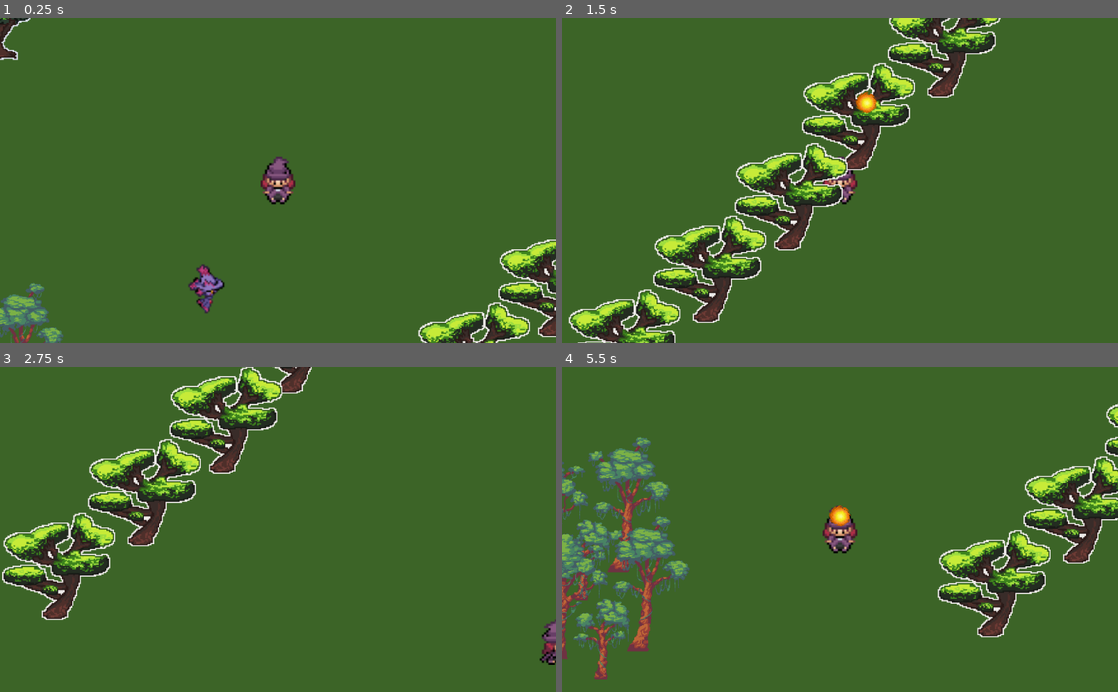
Above: before the commit, frames 1-4 (two rows, left to right).
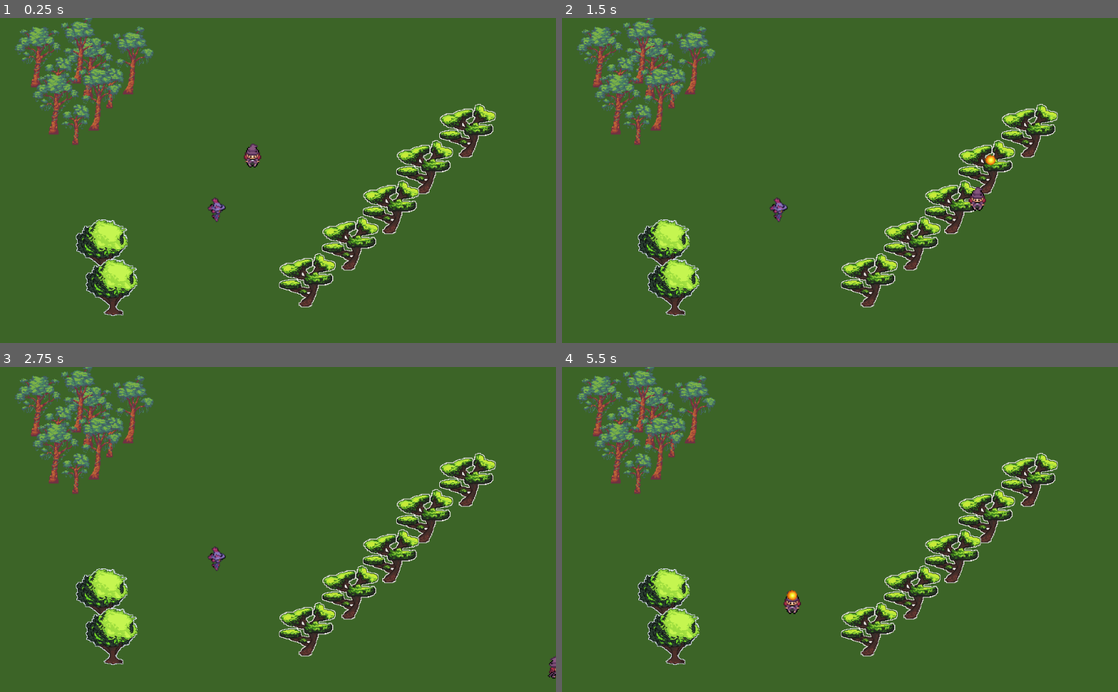
Above: after the commit, the same moments.

Repository: ann-rod/wizard_of_the_land
Game: Godot game, scene res://Main.tscn
Same seed, same stepped clock (60 frames per second), same inputs: the game is played once before the commit and once after it. Before the commit the project starts from res://Map.tscn.
Inputs:
- Up to frame 1 (0.25 s): no input
- Up to frame 2 (1.5 s): tap Enter at 0.5 s; hold Right (move_right) 0.53-1.28 s; tap Space (shoot) at 0.6, 1.35 s; hold Down (move_down) from 1.28 s (still down)
- Up to frame 3 (2.75 s): release Down (move_down) at 2.03 s; hold Right (move_right) from 2.03 s (still down); tap Space (shoot) at 2.1 s
- Up to frame 4 (5.5 s): release Right (move_right) at 2.78 s; hold W (move_up) 2.78-3.53 s; tap Space (shoot) every 0.75 s from 2.85 to 5.1 s; hold Left (move_left) 3.53-5.03 s; hold Down (move_down) from 5.03 s (still down)

The runs differ from the first frame. In frame 1, 16% of the frame differs, in the area x 0-100%, y 0-100%; in frame 2, 24%, in the area x 1-90%, y 0-100%; in frame 3, 21%; in frame 4, 23%.

Commit message:
added main scene and organized repo into folders

Diff:
--- /dev/null
+++ b/Main.gd
@@ -0,0 +1,19 @@
+extends Node2D
+
+onready var spell_manager = $SpellManager
+onready var player = $Player
+#onready var map = $Map
+onready var mob = $Mob
+
+
+func _ready():
+	player.connect("player_cast_spell", spell_manager, "handle_spell_spawned")
+	$OverworldTheme.play()
+
+
+func game_over():
+	$OverworldTheme.stop()
+
+#func new_game():
+#	#$Player.start($PlayerStartPosition.position)
+#	$OverworldTheme.play()
--- /dev/null
+++ b/Main.tscn
@@ -0,0 +1,45 @@
+[gd_scene load_steps=8 format=2]
+
+[ext_resource path="res://art/sounds/Corrido_of_the_Isles_abbridged.mp3" type="AudioStream" id=1]
+[ext_resource path="res://art/sounds/spell_sound.mp3" type="AudioStream" id=2]
+[ext_resource path="res://environments/map_test/Map.tscn" type="PackedScene" id=3]
+[ext_resource path="res://Main.gd" type="Script" id=4]
+[ext_resource path="res://characters/Player.tscn" type="PackedScene" id=5]
+[ext_resource path="res://characters/enemies/Mob.tscn" type="PackedScene" id=6]
+[ext_resource path="res://spells/SpellManager.gd" type="Script" id=8]
+
+[node name="Main" type="Node2D"]
+script = ExtResource( 4 )
+
+[node name="Map" parent="." instance=ExtResource( 3 )]
+script = ExtResource( 8 )
+
+[node name="Player" parent="." instance=ExtResource( 5 )]
+position = Vector2( 465, 254 )
+
+[node name="RemoteTransform2D" type="RemoteTransform2D" parent="Player"]
+remote_path = NodePath("../../Camera2D")
+
+[node name="Mob" parent="." instance=ExtResource( 6 )]
+position = Vector2( 399, 354 )
+scale = Vector2( 1.5, 1.5 )
+
+[node name="SpellManager" type="Node2D" parent="."]
+script = ExtResource( 8 )
+
+[node name="SpellSound" type="AudioStreamPlayer2D" parent="SpellManager"]
+stream = ExtResource( 2 )
+
+[node name="Camera2D" type="Camera2D" parent="."]
+position = Vector2( 465, 254 )
+zoom = Vector2( 0.5, 0.5 )
+limit_left = 0
+limit_top = 0
+limit_right = 1024
+limit_bottom = 600
+editor_draw_limits = true
+
+[node name="OverworldTheme" type="AudioStreamPlayer2D" parent="."]
+stream = ExtResource( 1 )
+
+[connection signal="area_entered" from="Mob" to="Mob" method="handle_hit"]
--- a/Map.gd
+++ /dev/null
@@ -1,17 +0,0 @@
-extends Node2D
-
-onready var spell_manager = $SpellManager
-onready var player = $Player
-
-
-func _ready():
-	player.connect("player_cast_spell", spell_manager, "handle_spell_spawned")
-	$OverworldTheme.play()
-
-
-func game_over():
-	$OverworldTheme.stop()
-
-#func new_game():
-#	#$Player.start($PlayerStartPosition.position)
-#	$OverworldTheme.play()
--- a/Map.tscn
+++ /dev/null
@@ -1,82 +0,0 @@
-[gd_scene load_steps=10 format=2]
-
-[ext_resource path="res://Player.tscn" type="PackedScene" id=1]
-[ext_resource path="res://tree2.tscn" type="PackedScene" id=2]
-[ext_resource path="res://tree1.tscn" type="PackedScene" id=3]
-[ext_resource path="res://tree3.tscn" type="PackedScene" id=4]
-[ext_resource path="res://sounds/Corrido_of_the_Isles_abbridged.mp3" type="AudioStream" id=5]
-[ext_resource path="res://Map.gd" type="Script" id=6]
-[ext_resource path="res://sounds/spell_sound.mp3" type="AudioStream" id=7]
-[ext_resource path="res://SpellManager.gd" type="Script" id=8]
-[ext_resource path="res://Mob.tscn" type="PackedScene" id=9]
-
-[node name="Map" type="Node2D"]
-script = ExtResource( 6 )
-
-[node name="ColorRect" type="ColorRect" parent="."]
-margin_left = -5.0
-margin_top = 5.0
-margin_right = 1032.0
-margin_bottom = 611.0
-color = Color( 0.239216, 0.396078, 0.156863, 1 )
-
-[node name="Player" parent="." instance=ExtResource( 1 )]
-position = Vector2( 465, 254 )
-
-[node name="RemoteTransform2D" type="RemoteTransform2D" parent="Player"]
-remote_path = NodePath("../../Camera2D")
-
-[node name="tree2" parent="." instance=ExtResource( 2 )]
-position = Vector2( 203, 91 )
-
-[node name="tree5" parent="." instance=ExtResource( 3 )]
-position = Vector2( 187, 424 )
-
-[node name="tree1" parent="." instance=ExtResource( 3 )]
-position = Vector2( 205, 497 )
-
-[node name="tree3" parent="." instance=ExtResource( 4 )]
-position = Vector2( 861, 208 )
-
-[node name="tree4" parent="." instance=ExtResource( 4 )]
-position = Vector2( 782, 275 )
-
-[node name="tree6" parent="." instance=ExtResource( 4 )]
-position = Vector2( 720, 349 )
-
-[node name="tree7" parent="." instance=ExtResource( 4 )]
-position = Vector2( 645, 416 )
-
-[node name="tree8" parent="." instance=ExtResource( 4 )]
-position = Vector2( 566, 484 )
-
-[node name="tree9" parent="." instance=ExtResource( 2 )]
-position = Vector2( 107, 71 )
-
-[node name="tree10" parent="." instance=ExtResource( 2 )]
-position = Vector2( 140, 158 )
-
-[node name="Camera2D" type="Camera2D" parent="."]
-position = Vector2( 465, 254 )
-current = true
-zoom = Vector2( 0.5, 0.5 )
-limit_left = 0
-limit_top = 0
-limit_right = 1024
-limit_bottom = 600
-editor_draw_limits = true
-
-[node name="SpellManager" type="Node2D" parent="."]
-script = ExtResource( 8 )
-
-[node name="SpellSound" type="AudioStreamPlayer2D" parent="SpellManager"]
-stream = ExtResource( 7 )
-
-[node name="OverworldTheme" type="AudioStreamPlayer2D" parent="."]
-stream = ExtResource( 5 )
-
-[node name="Mob" parent="." instance=ExtResource( 9 )]
-position = Vector2( 399, 354 )
-scale = Vector2( 1.5, 1.5 )
-
-[connection signal="area_entered" from="Mob" to="Mob" method="handle_hit"]
--- a/Mob.tscn
+++ /dev/null
@@ -1,42 +0,0 @@
-[gd_scene load_steps=10 format=2]
-
-[ext_resource path="res://mob_sprites/mob_up_01.png" type="Texture" id=1]
-[ext_resource path="res://mob_sprites/mob_down_00.png" type="Texture" id=2]
-[ext_resource path="res://mob_sprites/mob_down_01.png" type="Texture" id=3]
-[ext_resource path="res://mob_sprites/mob_up_00.png" type="Texture" id=4]
-[ext_resource path="res://mob_sprites/mob_side_00.png" type="Texture" id=5]
-[ext_resource path="res://mob_sprites/mob_side_01.png" type="Texture" id=6]
-[ext_resource path="res://Mob.gd" type="Script" id=7]
-
-[sub_resource type="SpriteFrames" id=1]
-animations = [ {
-"frames": [ ExtResource( 2 ), ExtResource( 3 ) ],
-"loop": true,
-"name": "down",
-"speed": 5.0
-}, {
-"frames": [ ExtResource( 5 ), ExtResource( 6 ) ],
-"loop": true,
-"name": "side",
-"speed": 5.0
-}, {
-"frames": [ ExtResource( 4 ), ExtResource( 1 ) ],
-"loop": true,
-"name": "up",
-"speed": 5.0
-} ]
-
-[sub_resource type="CapsuleShape2D" id=2]
-height = 10.0
-
-[node name="Mob" type="Area2D"]
-script = ExtResource( 7 )
-
-[node name="AnimatedSprite" type="AnimatedSprite" parent="."]
-frames = SubResource( 1 )
-animation = "side"
-
-[node name="CollisionShape2D" type="CollisionShape2D" parent="."]
-shape = SubResource( 2 )
-
-[connection signal="body_entered" from="." to="." method="_on_Mob_body_entered"]
--- a/Player.gd
+++ /dev/null
@@ -1,94 +0,0 @@
-extends Area2D
-
-signal hit
-signal player_hp_zero
-signal player_cast_spell(spell, pos, dir)
-
-var PLAYER_HP = 3
-export var speed = 400
-var screen_size
-var player_dir = Vector2(0, -1) # player dir defaults to up
-
-export (PackedScene) var Spell
-onready var attack_cooldown = $AttackCooldown
-onready var spell_origin_up = $SpellOriginUp
-onready var spell_origin_down = $SpellOriginDown
-onready var spell_origin_right = $SpellOriginRight
-onready var spell_origin_left = $SpellOriginLeft
-
-func _ready():
-	screen_size = get_viewport_rect().size
-	$CollisionShape2D.disabled = false # enable collisions
-
-func _process(delta):
-	var velocity = Vector2.ZERO
-
-	if Input.is_action_pressed("move_right"):
-		velocity.x += 1
-		player_dir = Vector2.ZERO
-		player_dir.x = 1
-	if Input.is_action_pressed("move_left"):
-		velocity.x -= 1
-		player_dir = Vector2.ZERO
-		player_dir.x = -1
-	if Input.is_action_pressed("move_down"):
-		velocity.y += 1
-		player_dir = Vector2.ZERO
-		player_dir.y = 1
-	if Input.is_action_pressed("move_up"):
-		velocity.y -= 1
-		player_dir = Vector2.ZERO
-		player_dir.y = -1
-
-	if velocity.length() > 0:
-		velocity = velocity.normalized() * speed
-		$AnimatedSprite.play()
-	else:
-		$AnimatedSprite.stop()
-
-	position += velocity * delta
-	position.x = clamp(position.x, 0, screen_size.x)
-	position.y = clamp(position.y, 0, screen_size.y)
-
-	if velocity.x != 0:
-		$AnimatedSprite.animation = "side"
-		$AnimatedSprite.flip_v = false
-		$AnimatedSprite.flip_h = velocity.x < 0
-	elif velocity.y < 0:
-		$AnimatedSprite.animation = "up"
-	elif velocity.y > 0:
-		$AnimatedSprite.animation = "down"
-
-
-func _on_Player_body_entered(_body):
-	emit_signal("hit")
-	handle_hit()
-
-func handle_hit():
-	PLAYER_HP -= 1
-
-	if(PLAYER_HP <= 0):
-		hide() # hide player
-		$CollisionShape2D.set_deferred("disabled", true) # disable collisions
-		emit_signal("player_hp_zero")
-
-func _unhandled_input(event):
-	if event.is_action_released("shoot"):
-		shoot()
-
-func shoot():
-	if(attack_cooldown.is_stopped()):
-		#var spell_instance = Spell.instance()
-		var spell_instance = preload("res://Spell.tscn").instance()
-		emit_signal("player_cast_spell", spell_instance, get_spell_origin(), player_dir)
-		attack_cooldown.start()
-
-func get_spell_origin():
-	if(player_dir.x > 0):
-		return spell_origin_right.global_position
-	elif(player_dir.x < 0):
-		return spell_origin_left.global_position
-	elif(player_dir.y > 0):
-		return spell_origin_down.global_position
-	else:
-		return spell_origin_up.global_position
--- a/Player.tscn
+++ /dev/null
@@ -1,65 +0,0 @@
-[gd_scene load_steps=16 format=2]
-
-[ext_resource path="res://sprite pngs/wizard_side_01.png" type="Texture" id=1]
-[ext_resource path="res://sprite pngs/wizard_up_01.png" type="Texture" id=2]
-[ext_resource path="res://sprite pngs/wizard_up_02.png" type="Texture" id=3]
-[ext_resource path="res://sprite pngs/wizard_up_03.png" type="Texture" id=4]
-[ext_resource path="res://sprite pngs/wizard_down_00.png" type="Texture" id=5]
-[ext_resource path="res://sprite pngs/wizard_side_02.png" type="Texture" id=6]
-[ext_resource path="res://sprite pngs/wizard_down_01.png" type="Texture" id=7]
-[ext_resource path="res://sprite pngs/wizard_side_00.png" type="Texture" id=8]
-[ext_resource path="res://sprite pngs/wizard_side_03.png" type="Texture" id=9]
-[ext_resource path="res://sprite pngs/wizard_down_03.png" type="Texture" id=10]
-[ext_resource path="res://sprite pngs/wizard_down_02.png" type="Texture" id=11]
-[ext_resource path="res://sprite pngs/wizard_up_00.png" type="Texture" id=12]
-[ext_resource path="res://Player.gd" type="Script" id=13]
-
-[sub_resource type="SpriteFrames" id=1]
-animations = [ {
-"frames": [ ExtResource( 5 ), ExtResource( 7 ), ExtResource( 11 ), ExtResource( 10 ) ],
-"loop": true,
-"name": "down",
-"speed": 5.0
-}, {
-"frames": [ ExtResource( 8 ), ExtResource( 1 ), ExtResource( 6 ), ExtResource( 9 ) ],
-"loop": true,
-"name": "side",
-"speed": 5.0
-}, {
-"frames": [ ExtResource( 12 ), ExtResource( 2 ), ExtResource( 3 ), ExtResource( 4 ) ],
-"loop": true,
-"name": "up",
-"speed": 5.0
-} ]
-
-[sub_resource type="CapsuleShape2D" id=2]
-radius = 16.0
-height = 14.0
-
-[node name="Player" type="Area2D"]
-script = ExtResource( 13 )
-
-[node name="AnimatedSprite" type="AnimatedSprite" parent="."]
-frames = SubResource( 1 )
-animation = "down"
-
-[node name="CollisionShape2D" type="CollisionShape2D" parent="."]
-shape = SubResource( 2 )
-
-[node name="AttackCooldown" type="Timer" parent="."]
-wait_time = 2.0
-one_shot = true
-
-[node name="SpellOriginUp" type="Position2D" parent="."]
-position = Vector2( 0, -33 )
-
-[node name="SpellOriginDown" type="Position2D" parent="."]
-position = Vector2( 0, 19 )
-
-[node name="SpellOriginRight" type="Position2D" parent="."]
-position = Vector2( 26, 8 )
-
-[node name="SpellOriginLeft" type="Position2D" parent="."]
-position = Vector2( -26, 8 )
-
-[connection signal="body_entered" from="." to="." method="_on_Player_body_entered"]
--- a/Spell.tscn
+++ /dev/null
@@ -1,21 +0,0 @@
-[gd_scene load_steps=4 format=2]
-
-[ext_resource path="res://sprite pngs/fireball_00.png" type="Texture" id=1]
-[ext_resource path="res://Spell.gd" type="Script" id=2]
-
-[sub_resource type="CircleShape2D" id=1]
-
-[node name="Spell" type="Area2D"]
-script = ExtResource( 2 )
-
-[node name="CollisionShape2D" type="CollisionShape2D" parent="."]
-shape = SubResource( 1 )
-
-[node name="Sprite" type="Sprite" parent="."]
-scale = Vector2( 0.1, 0.1 )
-texture = ExtResource( 1 )
-
-[node name="KillTimer" type="Timer" parent="."]
-wait_time = 2.0
-
-[connection signal="body_entered" from="." to="." method="_on_Spell_body_entered"]
--- /dev/null
+++ b/characters/Player.gd
@@ -0,0 +1,94 @@
+extends Area2D
+
+signal hit
+signal player_hp_zero
+signal player_cast_spell(spell, pos, dir)
+
+var PLAYER_HP = 3
+export var speed = 400
+var screen_size
+var player_dir = Vector2(0, -1) # player dir defaults to up
+
+export (PackedScene) var Spell
+onready var attack_cooldown = $AttackCooldown
+onready var spell_origin_up = $SpellOriginUp
+onready var spell_origin_down = $SpellOriginDown
+onready var spell_origin_right = $SpellOriginRight
+onready var spell_origin_left = $SpellOriginLeft
+
+func _ready():
+	screen_size = get_viewport_rect().size
+	$CollisionShape2D.disabled = false # enable collisions
+
+func _process(delta):
+	var velocity = Vector2.ZERO
+
+	if Input.is_action_pressed("move_right"):
+		velocity.x += 1
+		player_dir = Vector2.ZERO
+		player_dir.x = 1
+	if Input.is_action_pressed("move_left"):
+		velocity.x -= 1
+		player_dir = Vector2.ZERO
+		player_dir.x = -1
+	if Input.is_action_pressed("move_down"):
+		velocity.y += 1
+		player_dir = Vector2.ZERO
+		player_dir.y = 1
+	if Input.is_action_pressed("move_up"):
+		velocity.y -= 1
+		player_dir = Vector2.ZERO
+		player_dir.y = -1
+
+	if velocity.length() > 0:
+		velocity = velocity.normalized() * speed
+		$AnimatedSprite.play()
+	else:
+		$AnimatedSprite.stop()
+
+	position += velocity * delta
+	position.x = clamp(position.x, 0, screen_size.x)
+	position.y = clamp(position.y, 0, screen_size.y)
+
+	if velocity.x != 0:
+		$AnimatedSprite.animation = "side"
+		$AnimatedSprite.flip_v = false
+		$AnimatedSprite.flip_h = velocity.x < 0
+	elif velocity.y < 0:
+		$AnimatedSprite.animation = "up"
+	elif velocity.y > 0:
+		$AnimatedSprite.animation = "down"
+
+
+func _on_Player_body_entered(_body):
+	emit_signal("hit")
+	handle_hit()
+
+func handle_hit():
+	PLAYER_HP -= 1
+
+	if(PLAYER_HP <= 0):
+		hide() # hide player
+		$CollisionShape2D.set_deferred("disabled", true) # disable collisions
+		emit_signal("player_hp_zero")
+
+func _unhandled_input(event):
+	if event.is_action_released("shoot"):
+		shoot()
+
+func shoot():
+	if(attack_cooldown.is_stopped()):
+		#var spell_instance = Spell.instance()
+		var spell_instance = preload("res://spells/Spell.tscn").instance()
+		emit_signal("player_cast_spell", spell_instance, get_spell_origin(), player_dir)
+		attack_cooldown.start()
+
+func get_spell_origin():
+	if(player_dir.x > 0):
+		return spell_origin_right.global_position
+	elif(player_dir.x < 0):
+		return spell_origin_left.global_position
+	elif(player_dir.y > 0):
+		return spell_origin_down.global_position
+	else:
+		return spell_origin_up.global_position
--- /dev/null
+++ b/characters/Player.tscn
@@ -0,0 +1,65 @@
+[gd_scene load_steps=16 format=2]
+
+[ext_resource path="res://art/sprite pngs/wizard_side_01.png" type="Texture" id=1]
+[ext_resource path="res://art/sprite pngs/wizard_up_01.png" type="Texture" id=2]
+[ext_resource path="res://art/sprite pngs/wizard_up_02.png" type="Texture" id=3]
+[ext_resource path="res://art/sprite pngs/wizard_up_03.png" type="Texture" id=4]
+[ext_resource path="res://art/sprite pngs/wizard_down_00.png" type="Texture" id=5]
+[ext_resource path="res://art/sprite pngs/wizard_side_02.png" type="Texture" id=6]
+[ext_resource path="res://art/sprite pngs/wizard_down_01.png" type="Texture" id=7]
+[ext_resource path="res://art/sprite pngs/wizard_side_00.png" type="Texture" id=8]
+[ext_resource path="res://art/sprite pngs/wizard_side_03.png" type="Texture" id=9]
+[ext_resource path="res://art/sprite pngs/wizard_down_03.png" type="Texture" id=10]
+[ext_resource path="res://art/sprite pngs/wizard_down_02.png" type="Texture" id=11]
+[ext_resource path="res://art/sprite pngs/wizard_up_00.png" type="Texture" id=12]
+[ext_resource path="res://characters/Player.gd" type="Script" id=13]
+
+[sub_resource type="SpriteFrames" id=1]
+animations = [ {
+"frames": [ ExtResource( 5 ), ExtResource( 7 ), ExtResource( 11 ), ExtResource( 10 ) ],
+"loop": true,
+"name": "down",
+"speed": 5.0
+}, {
+"frames": [ ExtResource( 8 ), ExtResource( 1 ), ExtResource( 6 ), ExtResource( 9 ) ],
+"loop": true,
+"name": "side",
+"speed": 5.0
+}, {
+"frames": [ ExtResource( 12 ), ExtResource( 2 ), ExtResource( 3 ), ExtResource( 4 ) ],
+"loop": true,
+"name": "up",
+"speed": 5.0
+} ]
+
+[sub_resource type="CapsuleShape2D" id=2]
+radius = 16.0
+height = 14.0
+
+[node name="Player" type="Area2D"]
+script = ExtResource( 13 )
+
+[node name="AnimatedSprite" type="AnimatedSprite" parent="."]
+frames = SubResource( 1 )
+animation = "down"
+
+[node name="CollisionShape2D" type="CollisionShape2D" parent="."]
+shape = SubResource( 2 )
+
+[node name="AttackCooldown" type="Timer" parent="."]
+wait_time = 2.0
+one_shot = true
+
+[node name="SpellOriginUp" type="Position2D" parent="."]
+position = Vector2( 0, -33 )
+
+[node name="SpellOriginDown" type="Position2D" parent="."]
+position = Vector2( 0, 19 )
+
+[node name="SpellOriginRight" type="Position2D" parent="."]
+position = Vector2( 26, 8 )
+
+[node name="SpellOriginLeft" type="Position2D" parent="."]
+position = Vector2( -26, 8 )
+
+[connection signal="body_entered" from="." to="." method="_on_Player_body_entered"]
--- /dev/null
+++ b/characters/enemies/Mob.tscn
@@ -0,0 +1,42 @@
+[gd_scene load_steps=10 format=2]
+
+[ext_resource path="res://art/mob_sprites/mob_up_01.png" type="Texture" id=1]
+[ext_resource path="res://art/mob_sprites/mob_up_00.png" type="Texture" id=2]
+[ext_resource path="res://art/mob_sprites/mob_down_01.png" type="Texture" id=3]
+[ext_resource path="res://art/mob_sprites/mob_down_00.png" type="Texture" id=4]
+[ext_resource path="res://art/mob_sprites/mob_side_00.png" type="Texture" id=5]
+[ext_resource path="res://art/mob_sprites/mob_side_01.png" type="Texture" id=6]
+[ext_resource path="res://characters/enemies/Mob.gd" type="Script" id=7]
+
+[sub_resource type="SpriteFrames" id=1]
+animations = [ {
+"frames": [ ExtResource( 4 ), ExtResource( 3 ) ],
+"loop": true,
+"name": "down",
+"speed": 5.0
+}, {
+"frames": [ ExtResource( 5 ), ExtResource( 6 ) ],
+"loop": true,
+"name": "side",
+"speed": 5.0
+}, {
+"frames": [ ExtResource( 2 ), ExtResource( 1 ) ],
+"loop": true,
+"name": "up",
+"speed": 5.0
+} ]
+
+[sub_resource type="CapsuleShape2D" id=2]
+height = 10.0
+
+[node name="Mob" type="Area2D"]
+script = ExtResource( 7 )
+
+[node name="AnimatedSprite" type="AnimatedSprite" parent="."]
+frames = SubResource( 1 )
+animation = "side"
+
+[node name="CollisionShape2D" type="CollisionShape2D" parent="."]
+shape = SubResource( 2 )
+
+[connection signal="body_entered" from="." to="." method="_on_Mob_body_entered"]
--- /dev/null
+++ b/environments/default_env.tres
@@ -0,0 +1,7 @@
+[gd_resource type="Environment" load_steps=2 format=2]
+
+[sub_resource type="ProceduralSky" id=1]
+
+[resource]
+background_mode = 2
+background_sky = SubResource( 1 )
--- /dev/null
+++ b/environments/env_assets/tree1.tscn
@@ -0,0 +1,9 @@
+[gd_scene load_steps=2 format=2]
+
+[ext_resource path="res://art/sprite pngs/tree 1.png" type="Texture" id=1]
+
+[node name="tree1" type="Node2D"]
+
+[node name="Sprite" type="Sprite" parent="."]
+scale = Vector2( 0.146231, 0.148262 )
+texture = ExtResource( 1 )
--- /dev/null
+++ b/environments/env_assets/tree2.tscn
@@ -0,0 +1,9 @@
+[gd_scene load_steps=2 format=2]
+
+[ext_resource path="res://art/sprite pngs/tree 2.png" type="Texture" id=1]
+
+[node name="tree2" type="Node2D"]
+
+[node name="Sprite" type="Sprite" parent="."]
+scale = Vector2( 0.290419, 0.258621 )
+texture = ExtResource( 1 )
--- /dev/null
+++ b/environments/env_assets/tree3.tscn
@@ -0,0 +1,9 @@
+[gd_scene load_steps=2 format=2]
+
+[ext_resource path="res://art/sprite pngs/tree 3.png" type="Texture" id=1]
+
+[node name="tree3" type="Node2D"]
+
+[node name="Sprite" type="Sprite" parent="."]
+scale = Vector2( 0.292367, 0.278361 )
+texture = ExtResource( 1 )
--- /dev/null
+++ b/environments/map_test/Map.gd
@@ -0,0 +1,4 @@
+extends Node2D
+
+func _ready():
+	pass
--- /dev/null
+++ b/environments/map_test/Map.tscn
@@ -0,0 +1,44 @@
+[gd_scene load_steps=5 format=2]
+
+[ext_resource path="res://environments/env_assets/tree1.tscn" type="PackedScene" id=2]
+[ext_resource path="res://environments/env_assets/tree2.tscn" type="PackedScene" id=3]
+[ext_resource path="res://environments/env_assets/tree3.tscn" type="PackedScene" id=4]
+[ext_resource path="res://environments/map_test/Map.gd" type="Script" id=6]
+
+[node name="Map" type="Node2D"]
+script = ExtResource( 6 )
+
+[node name="ColorRect" type="ColorRect" parent="."]
+margin_right = 1032.0
+margin_bottom = 608.0
+color = Color( 0.239216, 0.396078, 0.156863, 1 )
+
+[node name="tree2" parent="." instance=ExtResource( 2 )]
+position = Vector2( 203, 91 )
+
+[node name="tree5" parent="." instance=ExtResource( 3 )]
+position = Vector2( 187, 424 )
+
+[node name="tree1" parent="." instance=ExtResource( 3 )]
+position = Vector2( 205, 497 )
+
+[node name="tree3" parent="." instance=ExtResource( 4 )]
+position = Vector2( 861, 208 )
+
+[node name="tree4" parent="." instance=ExtResource( 4 )]
+position = Vector2( 782, 275 )
+
+[node name="tree6" parent="." instance=ExtResource( 4 )]
+position = Vector2( 720, 349 )
+
+[node name="tree7" parent="." instance=ExtResource( 4 )]
+position = Vector2( 645, 416 )
+
+[node name="tree8" parent="." instance=ExtResource( 4 )]
+position = Vector2( 566, 484 )
+
+[node name="tree9" parent="." instance=ExtResource( 2 )]
+position = Vector2( 107, 71 )
+
+[node name="tree10" parent="." instance=ExtResource( 2 )]
+position = Vector2( 140, 158 )
--- a/project.godot
+++ b/project.godot
@@ -11,7 +11,7 @@
 [application]
 
 config/name="WizardOfTheLand"
-run/main_scene="res://Map.tscn"
+run/main_scene="res://Main.tscn"
 config/icon="res://icon.png"
 
 [display]
--- /dev/null
+++ b/spells/Spell.tscn
@@ -0,0 +1,21 @@
+[gd_scene load_steps=4 format=2]
+
+[ext_resource path="res://art/sprite pngs/fireball_00.png" type="Texture" id=1]
+[ext_resource path="res://spells/Spell.gd" type="Script" id=2]
+
+[sub_resource type="CircleShape2D" id=1]
+
+[node name="Spell" type="Area2D"]
+script = ExtResource( 2 )
+
+[node name="CollisionShape2D" type="CollisionShape2D" parent="."]
+shape = SubResource( 1 )
+
+[node name="Sprite" type="Sprite" parent="."]
+scale = Vector2( 0.1, 0.1 )
+texture = ExtResource( 1 )
+
+[node name="KillTimer" type="Timer" parent="."]
+wait_time = 2.0
+
+[connection signal="body_entered" from="." to="." method="_on_Spell_body_entered"]
--- a/tree1.tscn
+++ /dev/null
@@ -1,9 +0,0 @@
-[gd_scene load_steps=2 format=2]
-
-[ext_resource path="res://sprite pngs/tree 1.png" type="Texture" id=1]
-
-[node name="tree1" type="Node2D"]
-
-[node name="Sprite" type="Sprite" parent="."]
-scale = Vector2( 0.146231, 0.148262 )
-texture = ExtResource( 1 )
--- a/tree2.tscn
+++ /dev/null
@@ -1,9 +0,0 @@
-[gd_scene load_steps=2 format=2]
-
-[ext_resource path="res://sprite pngs/tree 2.png" type="Texture" id=1]
-
-[node name="tree2" type="Node2D"]
-
-[node name="Sprite" type="Sprite" parent="."]
-scale = Vector2( 0.290419, 0.258621 )
-texture = ExtResource( 1 )
--- a/tree3.tscn
+++ /dev/null
@@ -1,9 +0,0 @@
-[gd_scene load_steps=2 format=2]
-
-[ext_resource path="res://sprite pngs/tree 3.png" type="Texture" id=1]
-
-[node name="tree3" type="Node2D"]
-
-[node name="Sprite" type="Sprite" parent="."]
-scale = Vector2( 0.292367, 0.278361 )
-texture = ExtResource( 1 )
Renamed: mob_sprites/mob_down_00.png -> art/mob_sprites/mob_down_00.png
Not shown, added: art/mob_sprites/mob_down_00.png.import
Renamed: mob_sprites/mob_down_01.png -> art/mob_sprites/mob_down_01.png
Not shown, added: art/mob_sprites/mob_down_01.png.import
Renamed: mob_sprites/mob_side_00.png -> art/mob_sprites/mob_side_00.png
Not shown, added: art/mob_sprites/mob_side_00.png.import
Renamed: mob_sprites/mob_side_01.png -> art/mob_sprites/mob_side_01.png
Not shown, added: art/mob_sprites/mob_side_01.png.import
Renamed: mob_sprites/mob_up_00.png -> art/mob_sprites/mob_up_00.png
Not shown, added: art/mob_sprites/mob_up_00.png.import
Renamed: mob_sprites/mob_up_01.png -> art/mob_sprites/mob_up_01.png
Not shown, added: art/mob_sprites/mob_up_01.png.import
(and 99 more such lines)
